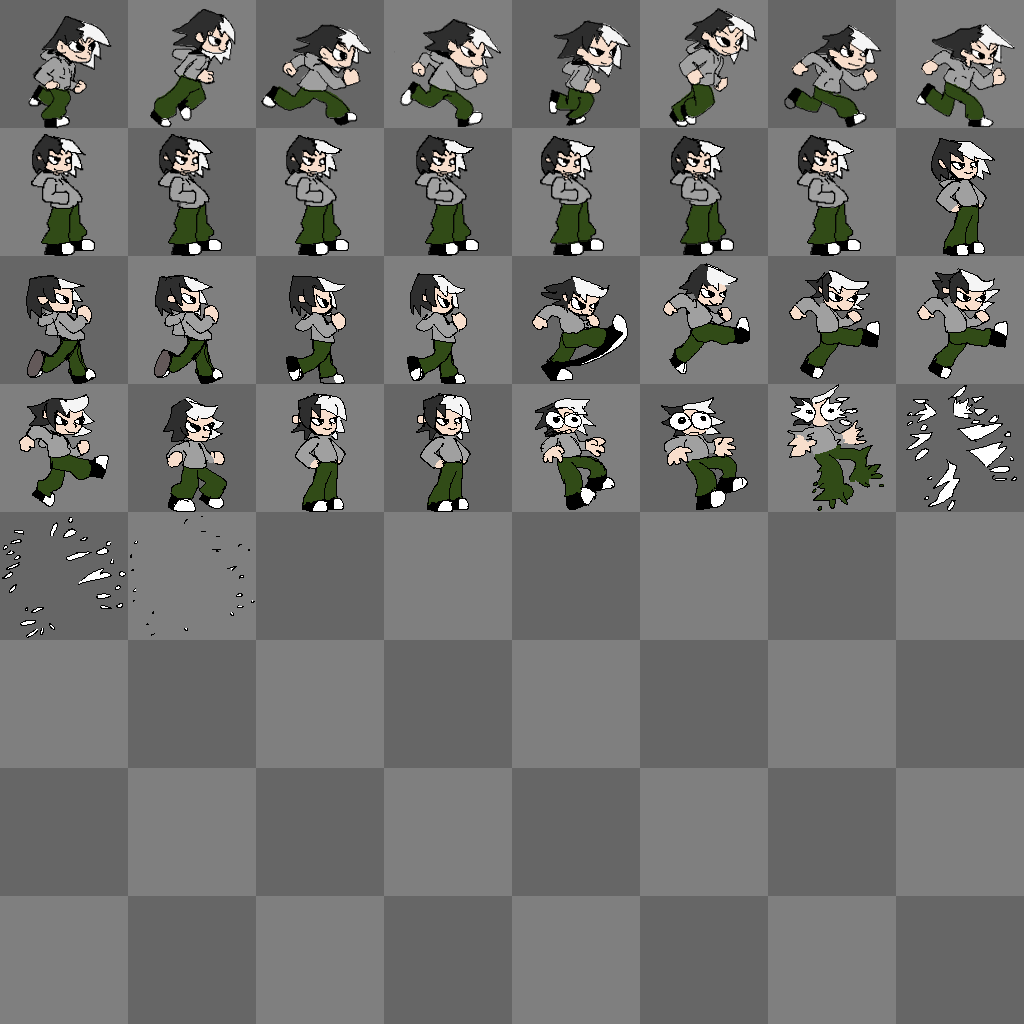
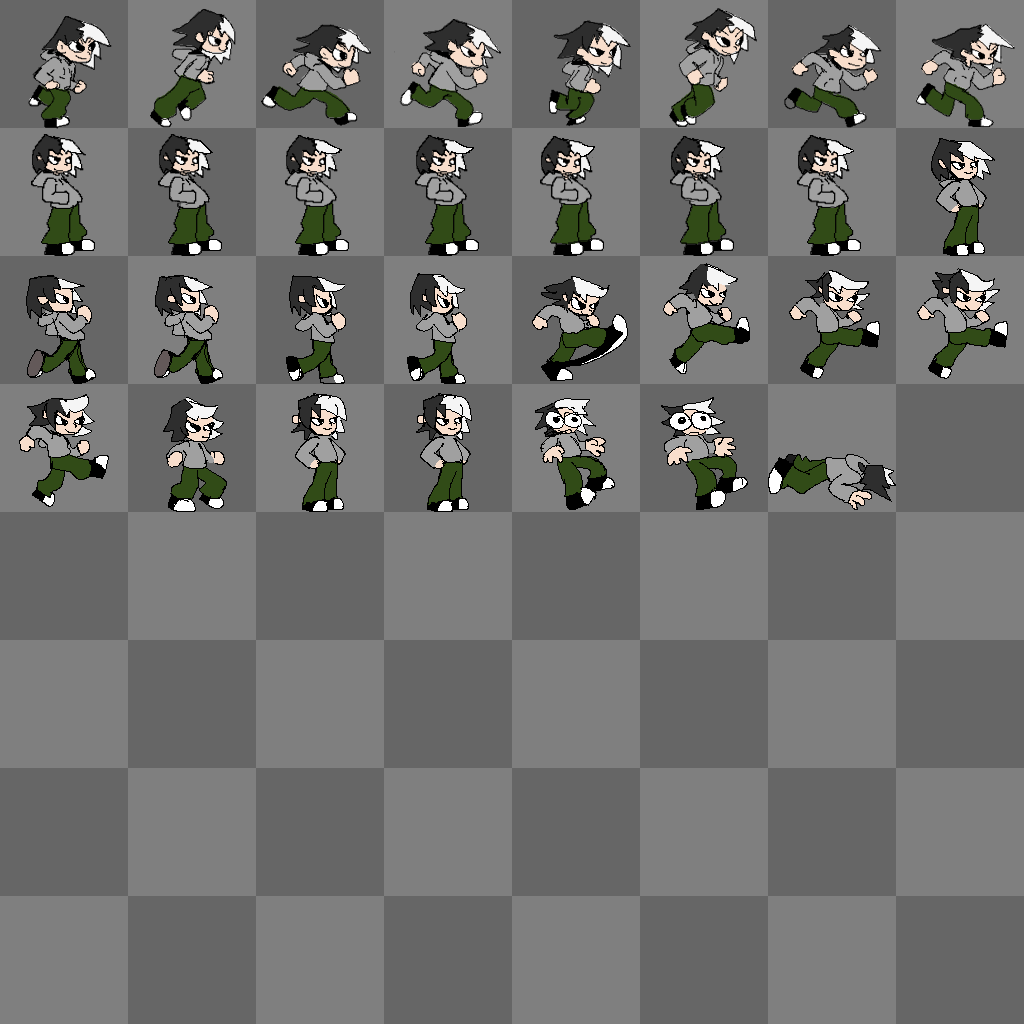
Layered file, before and after one edit (w=1024, h=1024). Changes by layer:
added layer "Layer 15" above "Layer 16" over [768, 454, 896, 510]
added layer "Layer 16" above "ko" over [769, 454, 896, 509]
hid "Layer 11" over [130, 516, 255, 636]
hid "Layer 10" over [2, 517, 126, 638]
hid "Layer 9" over [906, 385, 1017, 511]
hid "Layer 8" over [787, 384, 884, 511]
hid "Layer 13" over [4, 386, 1016, 637]
